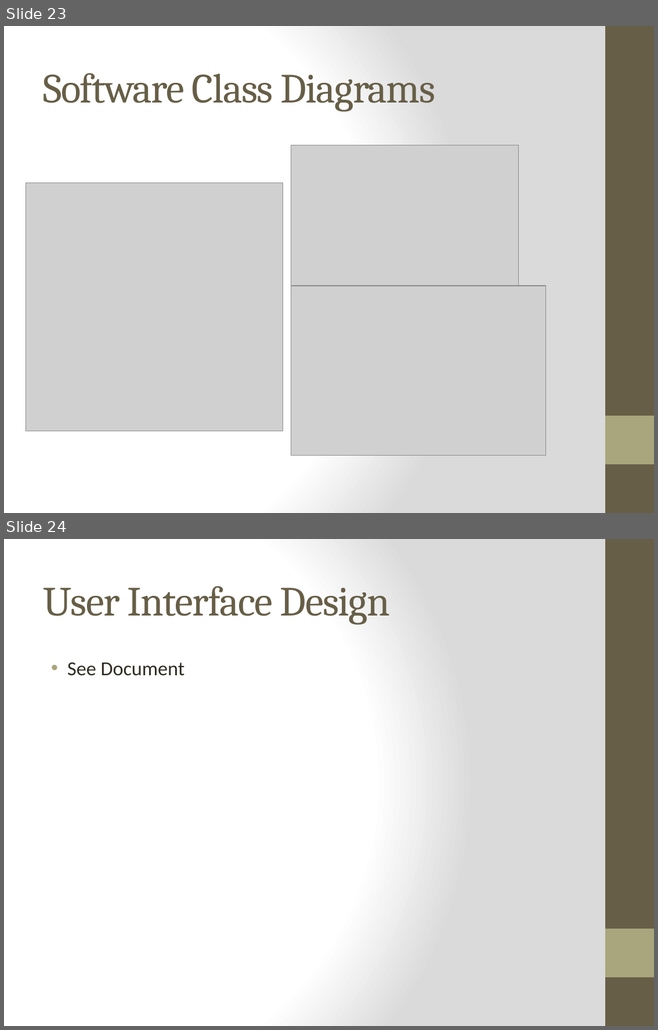
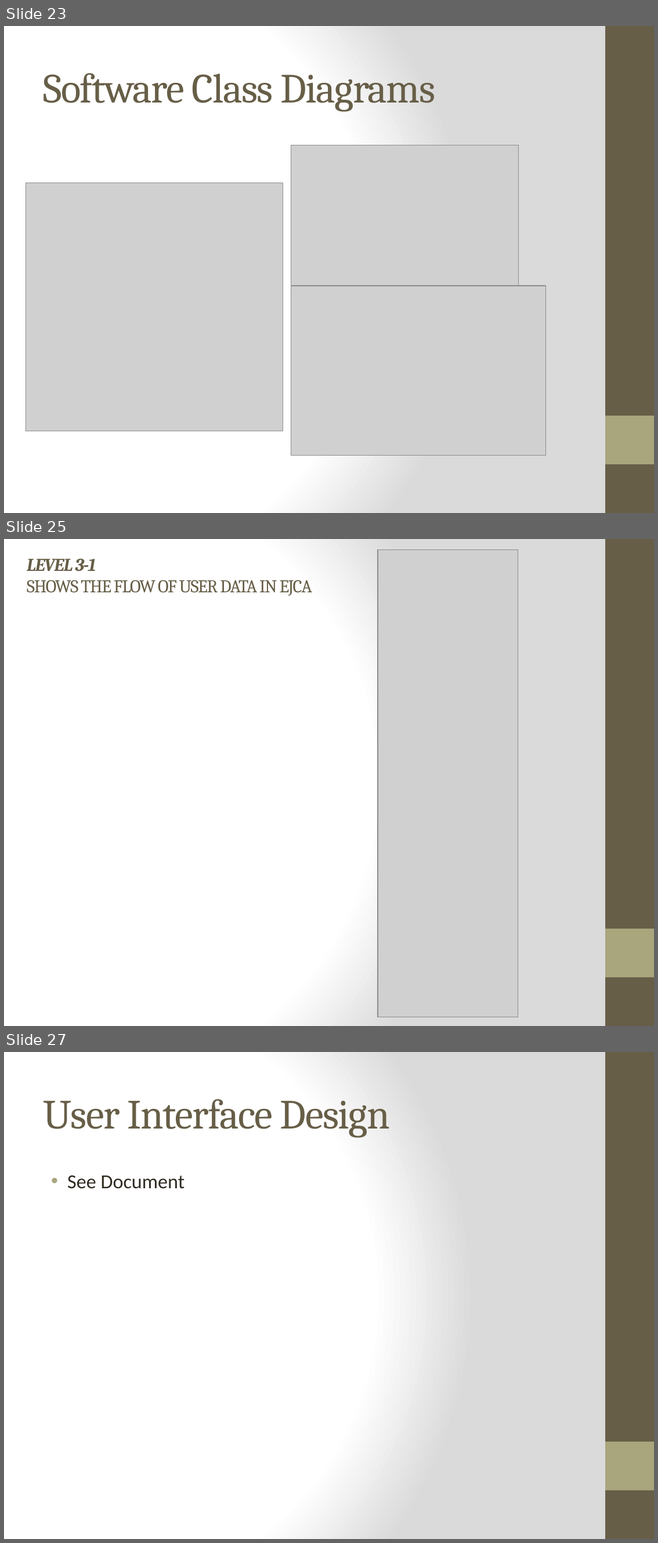
Before and after one commit to WesleyTrescott/MVC-Capstone, a slide deck: Design Specification/Design Specification.pptx. Shown one above the other, each under a label of ours: slides 23 and 24 before the commit, slides 23, 25 and 27 after it; the slides between them are not shown. The pictures are 658x1030 and 658x1543 pixels, drawn with LibreOffice and Linux fonts; fonts in the diff are those of the drawing; grey boxes stand for pictures. Boxes give left, top, right and bottom in pixels: in the first picture for what was removed or moved away, otherwise in the second. Text is boxed around its words. In the diff, an @@ line names an element or a change of style, - is before the commit and + after.

```diff
--- a/Design Specification/Design Specification.pptx
+++ b/Design Specification/Design Specification.pptx
@@ slide 25 added at bbox=[4, 539, 654, 1026], background gradient #FFFFFF to #DADADA; not listed: 2 template elements that a slide beside it also shows @@
@@ picture added at bbox=[378, 550, 518, 1017] @@
@@ title added at bbox=[27, 559, 313, 596], 20 pt, text #675E47 @@
+LEVEL 3-1
+SHOWS THE FLOW OF USER DATA IN EJCA
@@ what was slide 24 is now slide 27 @@
```
Also in this commit, not shown: 2 other slides added.
